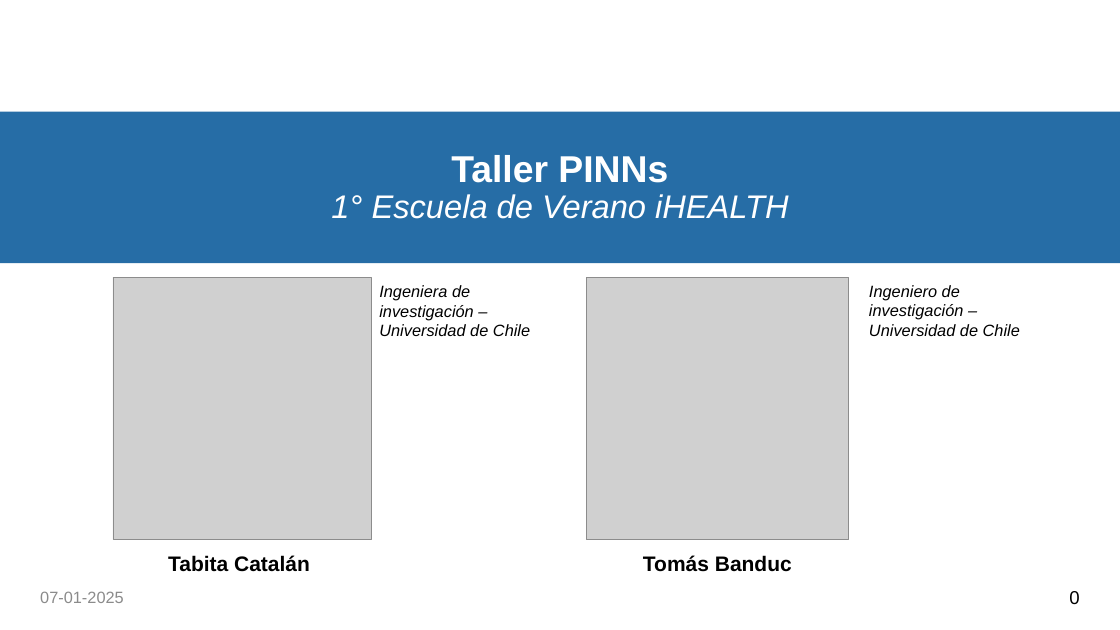
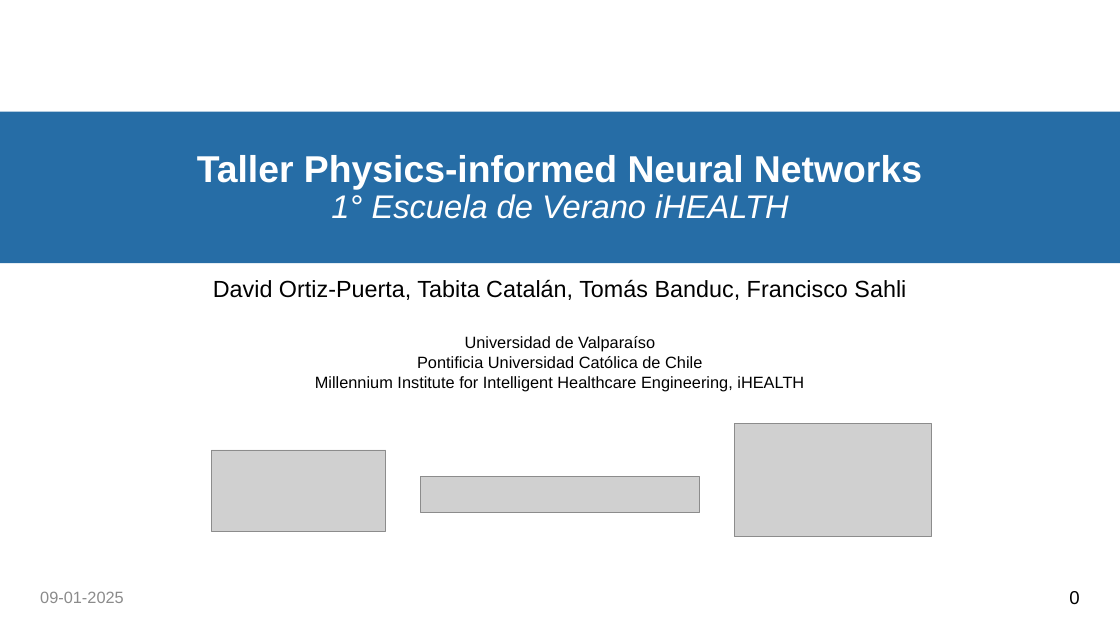
Before and after one commit to dortiz5/ihealth-pinns-summer-school, a slide deck: slide 1 of slides/taller_PINNs_ihealth.pptx. Drawn at 1120x630 pixels with LibreOffice and Linux fonts; fonts in the diff are those of the drawing; grey boxes stand for pictures; background and template pictures are left out. Boxes give left, top, right and bottom in pixels: in the first picture for what was removed or moved away, otherwise in the second. Text is boxed around its words. In the diff, an @@ line names an element or a change of style, - is before the commit and + after.

Commit message:
Updated slides

```diff
--- a/slides/taller_PINNs_ihealth.pptx
+++ b/slides/taller_PINNs_ihealth.pptx
@@ text at bbox=[197, 155, 922, 189]: text changed @@
-Taller PINNs
+Taller Physics-informed Neural Networks
@@ picture removed at bbox=[113, 277, 371, 539] @@
@@ text added at bbox=[213, 279, 906, 300], 20 pt, text #000000 @@
+David Ortiz-Puerta, Tabita Catalán, Tomás Banduc, Francisco Sahli
@@ text removed at bbox=[379, 285, 530, 336] @@
-Ingeniera de investigación – Universidad de Chile
@@ picture removed at bbox=[586, 277, 849, 539] @@
@@ text removed at bbox=[869, 285, 1020, 336] @@
-Ingeniero de investigación – Universidad de Chile
@@ text added at bbox=[315, 336, 804, 391], 14 pt, text #000000 @@
+Universidad de Valparaíso
+Pontificia Universidad Católica de Chile
+Millennium Institute for Intelligent Healthcare Engineering, iHEALTH
@@ picture added at bbox=[734, 423, 932, 537] @@
@@ picture added at bbox=[212, 450, 386, 532] @@
@@ picture added at bbox=[420, 476, 700, 513] @@
@@ text removed at bbox=[168, 555, 310, 572] @@
-Tabita Catalán
@@ text removed at bbox=[643, 555, 792, 572] @@
-Tomás Banduc
@@ text at bbox=[40, 591, 124, 603]: text changed @@
-07-01-2025
+09-01-2025
```
Also in this commit, not shown: 5 other files.
